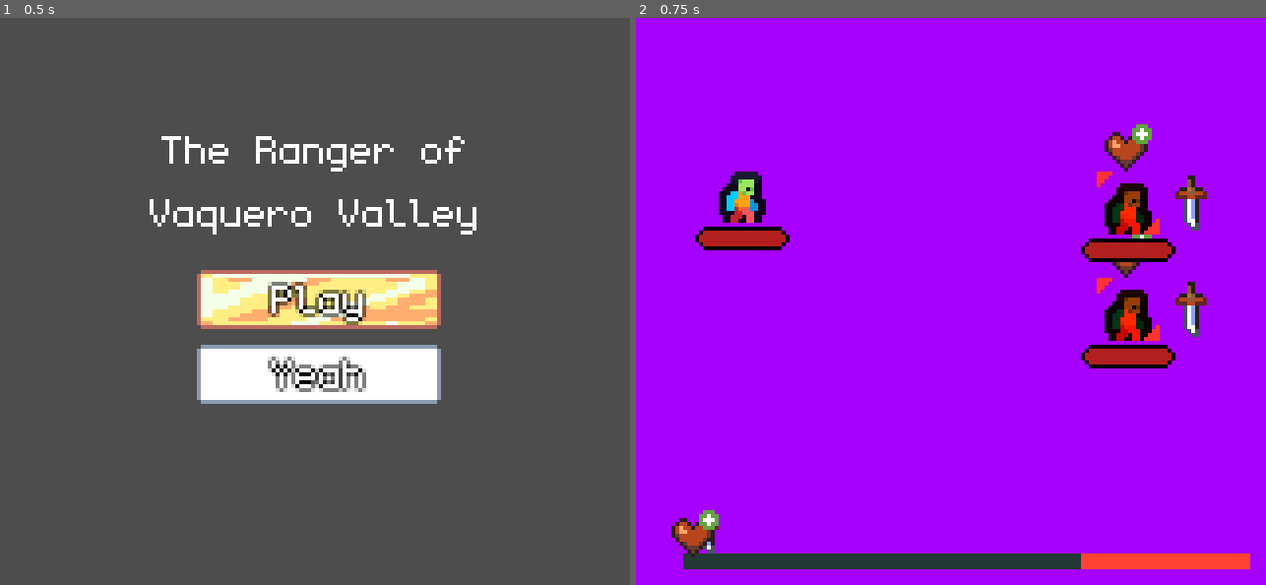
Above: before the commit, frames 1-2 (left to right).
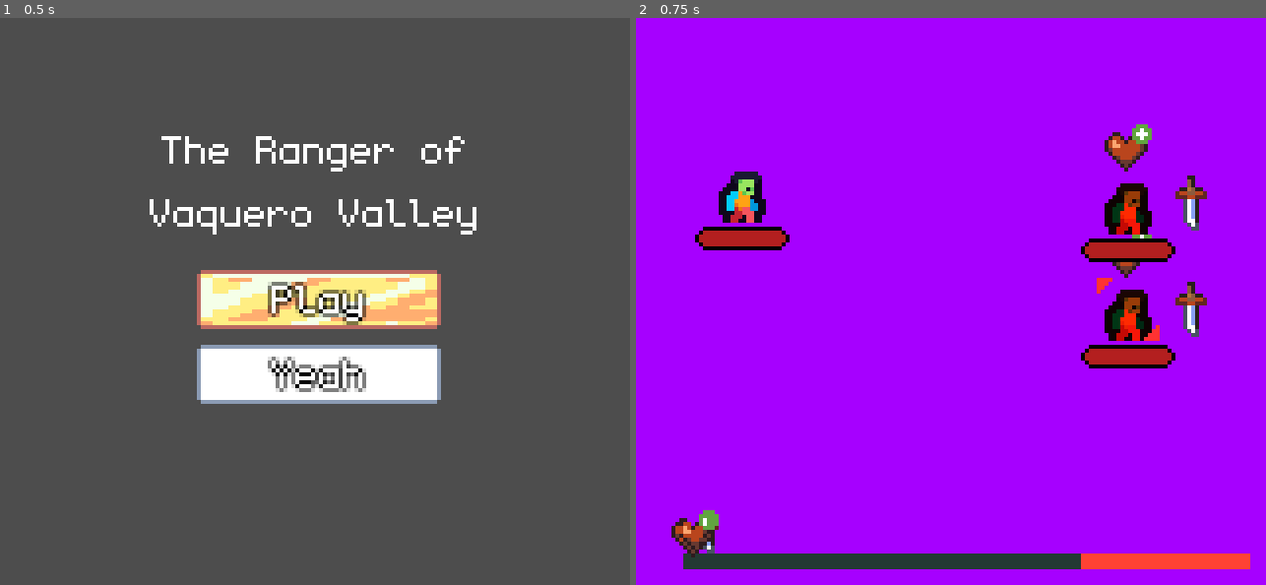
Above: after the commit, the same moments.

Repository: JohnathanRH/GBJAM
Game: Godot game, scene res://screens/main_menu/main_menu.tscn
Same seed, same stepped clock (60 frames per second), same inputs: the game is played once before the commit and once after it.
Inputs:
- Up to frame 1 (0.5 s): no input
- Up to frame 2 (0.75 s): tap Enter (A) at 0.5 s; hold D (pad_right) from 0.53 s (still down); hold Enter (A) from 0.53 s (still down)

Frame 1 is identical in both runs. In frame 2, 0.2% of the frame differs, in the area x 6-84%, y 27-94%.

Commit message:
Deck management and loot pool

Diff:
--- a/wild-west/common/autoloads/global_audio.gd
+++ b/wild-west/common/autoloads/global_audio.gd
@@ -5,4 +5,4 @@
 func _ready() -> void:
 	var bgm = battle_bgm.instantiate() as AudioStreamPlayer
 	add_child(bgm)
-	bgm.play()
+	#bgm.play()
--- a/wild-west/common/autoloads/save_manager.gd
+++ b/wild-west/common/autoloads/save_manager.gd
@@ -3,9 +3,9 @@
 var file: SaveFile
 var save_name: String = "my_save"
 var default_path: String = "res://save_files/default.tres"
-@onready var save_path = "res://save_files/"+save_name+".tres"
+var save_path = "res://save_files/"+save_name+".tres"
 
-func _ready() -> void:
+func _enter_tree() -> void:
 	load_file()
 
 func load_file() -> void:
--- /dev/null
+++ b/wild-west/common/selectable_ui/selectable_bullet.gd
@@ -0,0 +1,41 @@
+extends TextureRect
+class_name SelectableBullet
+
+@export var select_texture: CompressedTexture2D
+var original_texture: CompressedTexture2D
+var is_selected: bool
+var bullet_scn: PackedScene:
+	set = set_bullet_scene
+var bullet: Bullet
+
+signal pressed
+signal bullet_scene_set(scene: PackedScene)
+
+func _ready() -> void:
+	bullet_scene_set.connect(_on_bullet_scene_set)
+	bullet = bullet_scn.instantiate()
+	original_texture = texture
+	$Icon.texture = bullet.icon
+
+func _unhandled_input(event: InputEvent) -> void:
+	if event.is_action_pressed("A") and is_selected:
+		pressed.emit()
+
+func selected() -> void:
+	texture = select_texture
+	is_selected = true
+
+func unselected() -> void:
+	texture = original_texture
+	is_selected = false
+
+func _on_bullet_scene_set(scene: PackedScene) -> void:
+	var new_bullet = bullet_scn.instantiate()
+	bullet = new_bullet
+	$Icon.texture = bullet.icon
+
+func set_bullet_scene(scene: PackedScene) -> void:
+	#if bullet:
+		#bullet.queue_free()
+	bullet_scn = scene
+	bullet_scene_set.emit(self.bullet_scn)
--- /dev/null
+++ b/wild-west/common/selectable_ui/selectable_bullet.tscn
@@ -0,0 +1,17 @@
+[gd_scene format=3 uid="uid://dfvy84dnmhjvx"]
+
+[ext_resource type="Texture2D" uid="uid://dm6lh7awl1287" path="res://assets/TESTONLY/CardFront.png" id="1_1v4yk"]
+[ext_resource type="Script" uid="uid://djkauwd1rht5s" path="res://common/selectable_ui/selectable_bullet.gd" id="1_ltctu"]
+[ext_resource type="Texture2D" uid="uid://c4nquys7l0ukl" path="res://assets/TESTONLY/symbol_slash.png" id="3_1v4yk"]
+[ext_resource type="Texture2D" uid="uid://bd1vs87lppvxo" path="res://assets/TESTONLY/CardFrontSpecial.png" id="3_yaohi"]
+
+[node name="SelectableBullet" type="TextureRect" unique_id=1098614045]
+offset_right = 20.0
+offset_bottom = 24.0
+texture = ExtResource("1_1v4yk")
+script = ExtResource("1_ltctu")
+select_texture = ExtResource("3_yaohi")
+
+[node name="Icon" type="Sprite2D" parent="." unique_id=997386822]
+position = Vector2(10, 12)
+texture = ExtResource("3_1v4yk")
--- a/wild-west/common/selectable_ui/selectables_container.gd
+++ b/wild-west/common/selectable_ui/selectables_container.gd
@@ -1,37 +1,44 @@
+#DUCK TYPED
 extends GridContainer
 class_name SelectablesContainer
 
 @export var use_v_pointer: bool = true
 @export var use_h_pointer: bool = false
-var v_pointer: int = 0:
-	set = set_v_pointer
+var h_pointer: int = 0:
+	set = set_h_pointer
 
-var selected_ui: SelectableButton
+var selected_ui: Control
 signal ui_selected(selectable: SelectableButton)
 
 
 func _ready() -> void:
 	ui_selected.connect(_on_ui_selected)
-	ui_selected.emit(get_child(v_pointer))
+	ui_selected.emit(get_child(h_pointer))
 	#for child: SelectableButton in get_children():
 		#ui_selected.connect()
 
 func _unhandled_input(event: InputEvent) -> void:
 	if use_v_pointer:
+		if event.is_action_pressed("pad_left"):
+			h_pointer -= 1
+		elif event.is_action_pressed("pad_right"):
+			h_pointer += 1
+
 		if event.is_action_pressed("pad_up"):
-			v_pointer -= 1
+			h_pointer -= columns
 		elif event.is_action_pressed("pad_down"):
-			v_pointer += 1
+			h_pointer += columns
 
-func set_v_pointer(value: int):
+func set_h_pointer(value: int):
 	if value < 0 or value >= get_child_count():
 		print("Warning: tried to set V pointer to an out of bounds value")
 	else:
-		v_pointer = value
-	ui_selected.emit(get_child(v_pointer))
+		h_pointer = value
+	ui_selected.emit(get_child(h_pointer))
 
-func _on_ui_selected(selectable: SelectableButton) -> void:
-	if selected_ui:
-		selected_ui.unselected()
-	selected_ui = selectable
-	selected_ui.selected()
+func _on_ui_selected(selectable: Control) -> void:
+	if selectable.has_method("selected") and selectable.has_method("unselected"):
+		if selected_ui:
+			selected_ui.unselected()
+		selected_ui = selectable
+		selected_ui.selected()
--- a/wild-west/project.godot
+++ b/wild-west/project.godot
@@ -76,6 +76,16 @@
 "events": [Object(InputEventKey,"resource_local_to_scene":false,"resource_name":"","device":-1,"window_id":0,"alt_press …(195 unchanged characters)…
 ]
 }
+B={
+"deadzone": 0.2,
+"events": [Object(InputEventKey,"resource_local_to_scene":false,"resource_name":"","device":-1,"window_id":0,"alt_pressed":false,"shift_pressed":false,"ctrl_pressed":false,"meta_pressed":false,"pressed":false,"keycode":0,"physical_keycode":39,"key_label":0,"unicode":39,"location":0,"echo":false,"script":null)
+]
+}
+start={
+"deadzone": 0.2,
+"events": [Object(InputEventKey,"resource_local_to_scene":false,"resource_name":"","device":-1,"window_id":0,"alt_pressed":false,"shift_pressed":false,"ctrl_pressed":false,"meta_pressed":false,"pressed":false,"keycode":0,"physical_keycode":92,"key_label":0,"unicode":92,"location":0,"echo":false,"script":null)
+]
+}
 
 [physics]
 
--- a/wild-west/save_files/my_save.tres
+++ b/wild-west/save_files/my_save.tres
@@ -1,20 +1,16 @@
-[gd_resource type="Resource" script_class="SaveFile" format=3 uid="uid://bu6ay835lh03i"]
+[gd_resource type="Resource" script_class="SaveFile" format=3]
 
-[ext_resource type="PackedScene" uid="uid://cuaul7vq5wh00" path="res://props/bullets/desperado/desperado_regular.tscn" id="1_7e8d5"]
-[ext_resource type="PackedScene" uid="uid://on5tcm7rsbvl" path="res://props/bullets/steady_aim/steady_aim_regular.tscn" id="2_1usjy"]
-[ext_resource type="PackedScene" uid="uid://cvnt4mur5gvc2" path="res://props/bullets/piercing_round/piercing_regular.tscn" id="3_xfewk"]
-[ext_resource type="PackedScene" uid="uid://86qyn4h1rpk5" path="res://props/bullets/buckshot/buckshot_regular.tscn" id="4_ubcxq"]
-[ext_resource type="PackedScene" uid="uid://c0id0ggnlo1jc" path="res://props/bullets/sawed_off/sawed_off_regular.tscn" id="5_t720d"]
-[ext_resource type="PackedScene" uid="uid://bg7u8bfxkobu8" path="res://props/bullets/warning_shot/warning_shot_regular.tscn" id="6_sks1u"]
-[ext_resource type="PackedScene" uid="uid://by6crvnnen0rj" path="res://props/bullets/short_fuse/short_fuse_regular.tscn" id="7_njcsg"]
-[ext_resource type="Texture2D" uid="uid://c4nquys7l0ukl" path="res://assets/TESTONLY/symbol_slash.png" id="8_glo6q"]
-[ext_resource type="Script" uid="uid://ccpfjmgwt8haq" path="res://common/resources/player_resource.gd" id="9_nv3nx"]
-[ext_resource type="Script" uid="uid://j5umjqs4dddh" path="res://common/resources/save_file.gd" id="10_kn5yg"]
-[ext_resource type="Resource" uid="uid://qwgn2e7y1qh1" path="res://stages/stage_one/stage_one.tres" id="11_1usjy"]
+[ext_resource type="PackedScene" path="res://props/bullets/desperado/desperado_regular.tscn" id="1_7e8d5"]
+[ext_resource type="PackedScene" path="res://props/bullets/steady_aim/steady_aim_regular.tscn" id="2_1usjy"]
+[ext_resource type="PackedScene" path="res://props/bullets/buckshot/buckshot_regular.tscn" id="4_ubcxq"]
+[ext_resource type="Texture2D" path="res://assets/TESTONLY/symbol_slash.png" id="8_glo6q"]
+[ext_resource type="Script" path="res://common/resources/player_resource.gd" id="9_nv3nx"]
+[ext_resource type="Script" path="res://common/resources/save_file.gd" id="10_kn5yg"]
+[ext_resource type="Resource" path="res://stages/stage_one/stage_one.tres" id="11_1usjy"]
 
 [sub_resource type="Resource" id="Resource_ng68p"]
 script = ExtResource("9_nv3nx")
-bullets = Array[PackedScene]([ExtResource("1_7e8d5"), ExtResource("2_1usjy"), ExtResource("3_xfewk"), ExtResource("4_ubcxq"), ExtResource("5_t720d"), ExtResource("6_sks1u"), ExtResource("7_njcsg")])
+bullets = Array[PackedScene]([ExtResource("1_7e8d5"), ExtResource("1_7e8d5"), ExtResource("1_7e8d5"), ExtResource("4_ubcxq"), ExtResource("2_1usjy"), ExtResource("1_7e8d5"), ExtResource("2_1usjy")])
 safe_segment = 0.7
 gauge_icon = ExtResource("8_glo6q")
 metadata/_custom_type_script = "uid://dwfgbovhpre8f"
--- /dev/null
+++ b/wild-west/screens/bullet_pick/bullet_pick.gd
@@ -0,0 +1,54 @@
+extends Node2D
+
+@export var loot_pool: Array[PackedScene]
+var button_scn = preload("res://common/selectable_ui/selectable_bullet.tscn")
+
+var loot_pointer: int = 0:
+	set = set_loot_pointer
+
+func _enter_tree() -> void:
+	var player = SaveManager.file.player_resource
+	for bullet_scn: PackedScene in player.bullets:
+		var button: SelectableBullet = button_scn.instantiate()
+		button.bullet_scn = bullet_scn
+		button.pressed.connect(_on_bullet_selected)
+		$SelectablesContainer.add_child(button)
+
+	for loot: SelectableBullet in $LootContainer.get_children():
+		var bullet_scn = loot_pool.pick_random()
+		loot.bullet_scn = bullet_scn
+
+func _unhandled_input(event: InputEvent) -> void:
+	if event.is_action_pressed("B"):
+		loot_pointer += 1
+	if event.is_action_pressed("start"):
+		save_game()
+		get_tree().change_scene_to_file("res://screens/main_game/main_game.tscn")
+
+func save_game() -> void:
+	var player_save: PlayerResource = SaveManager.file.player_resource
+	player_save.bullets = gather_selected_bullets()
+	SaveManager.save()
+
+func set_loot_pointer(value: int) -> void:
+	var old_button: SelectableBullet = $LootContainer.get_child(loot_pointer)
+	old_button.unselected()
+	if value >= $LootContainer.get_child_count():
+		loot_pointer = 0
+	else:
+		loot_pointer = value
+	var button: SelectableBullet = $LootContainer.get_child(loot_pointer)
+	button.selected()
+
+func _on_bullet_selected() -> void:
+	var selected_btn: SelectableBullet = $SelectablesContainer.selected_ui
+	var loot_btn: SelectableBullet = $LootContainer.get_child(loot_pointer)
+	var temp = selected_btn.bullet_scn
+	selected_btn.bullet_scn = loot_btn.bullet_scn
+	loot_btn.bullet_scn = temp
+
+func gather_selected_bullets() -> Array[PackedScene]:
+	var arr: Array[PackedScene]
+	for button: SelectableBullet in $SelectablesContainer.get_children():
+		arr.push_back(button.bullet_scn)
+	return arr
--- a/wild-west/screens/bullet_pick/bullet_pick.tscn
+++ b/wild-west/screens/bullet_pick/bullet_pick.tscn
@@ -1,3 +1,48 @@
 [gd_scene format=3 uid="uid://c0wg1tds24l5n"]
 
+[ext_resource type="Script" uid="uid://cf0ldtvuaof4b" path="res://common/selectable_ui/selectables_container.gd" id="1_fkdi8"]
+[ext_resource type="Script" uid="uid://hx0inbrv3p52" path="res://screens/bullet_pick/bullet_pick.gd" id="1_jsny2"]
+[ext_resource type="PackedScene" uid="uid://on5tcm7rsbvl" path="res://props/bullets/steady_aim/steady_aim_regular.tscn" id="2_myd5j"]
+[ext_resource type="PackedScene" uid="uid://86qyn4h1rpk5" path="res://props/bullets/buckshot/buckshot_regular.tscn" id="3_5nku0"]
+[ext_resource type="PackedScene" uid="uid://dfvy84dnmhjvx" path="res://common/selectable_ui/selectable_bullet.tscn" id="3_qgshg"]
+[ext_resource type="PackedScene" uid="uid://cvnt4mur5gvc2" path="res://props/bullets/piercing_round/piercing_regular.tscn" id="4_tybtc"]
+[ext_resource type="PackedScene" uid="uid://bg7u8bfxkobu8" path="res://props/bullets/warning_shot/warning_shot_regular.tscn" id="5_pupa4"]
+[ext_resource type="PackedScene" uid="uid://cuaul7vq5wh00" path="res://props/bullets/desperado/desperado_regular.tscn" id="6_h8eai"]
+
+[sub_resource type="PlaceholderTexture2D" id="PlaceholderTexture2D_s1fef"]
+
 [node name="BulletPick" type="Node2D" unique_id=2102221851]
+script = ExtResource("1_jsny2")
+loot_pool = Array[PackedScene]([ExtResource("2_myd5j"), ExtResource("3_5nku0"), ExtResource("4_tybtc"), ExtResource("5_pupa4"), ExtResource("6_h8eai")])
+
+[node name="Sprite2D" type="Sprite2D" parent="." unique_id=1657539879]
+self_modulate = Color(0.5372549, 0.19607843, 0.13333334, 1)
+position = Vector2(80, 72.00001)
+scale = Vector2(156, 140.00002)
+texture = SubResource("PlaceholderTexture2D_s1fef")
+metadata/_edit_lock_ = true
+
+[node name="SelectablesContainer" type="GridContainer" parent="." unique_id=520403347]
+offset_left = 10.0
+offset_top = 6.0
+offset_right = 150.0
+offset_bottom = 59.0
+columns = 6
+script = ExtResource("1_fkdi8")
+metadata/_custom_type_script = "uid://cf0ldtvuaof4b"
+
+[node name="LootContainer" type="GridContainer" parent="." unique_id=473266688]
+offset_left = 48.0
+offset_top = 61.0
+offset_right = 116.0
+offset_bottom = 85.0
+columns = 5
+
+[node name="Loot" parent="LootContainer" unique_id=1098614045 instance=ExtResource("3_qgshg")]
+layout_mode = 2
+
+[node name="Loot2" parent="LootContainer" unique_id=384059232 instance=ExtResource("3_qgshg")]
+layout_mode = 2
+
+[node name="Loot3" parent="LootContainer" unique_id=1374029749 instance=ExtResource("3_qgshg")]
+layout_mode = 2
Not shown, added: wild-west/common/selectable_ui/selectable_bullet.gd.uid
Not shown, added: wild-west/screens/bullet_pick/bullet_pick.gd.uid
